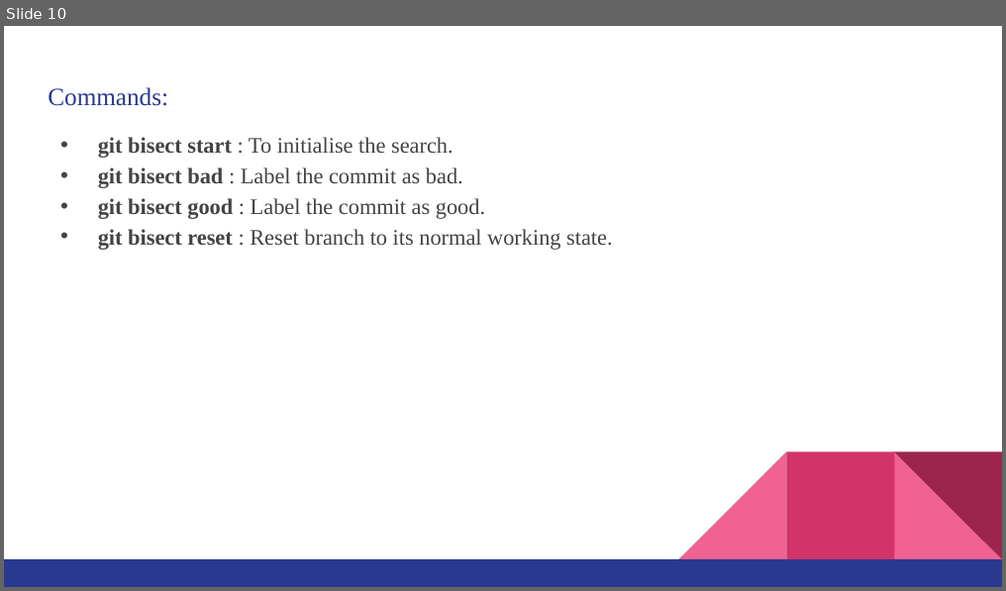
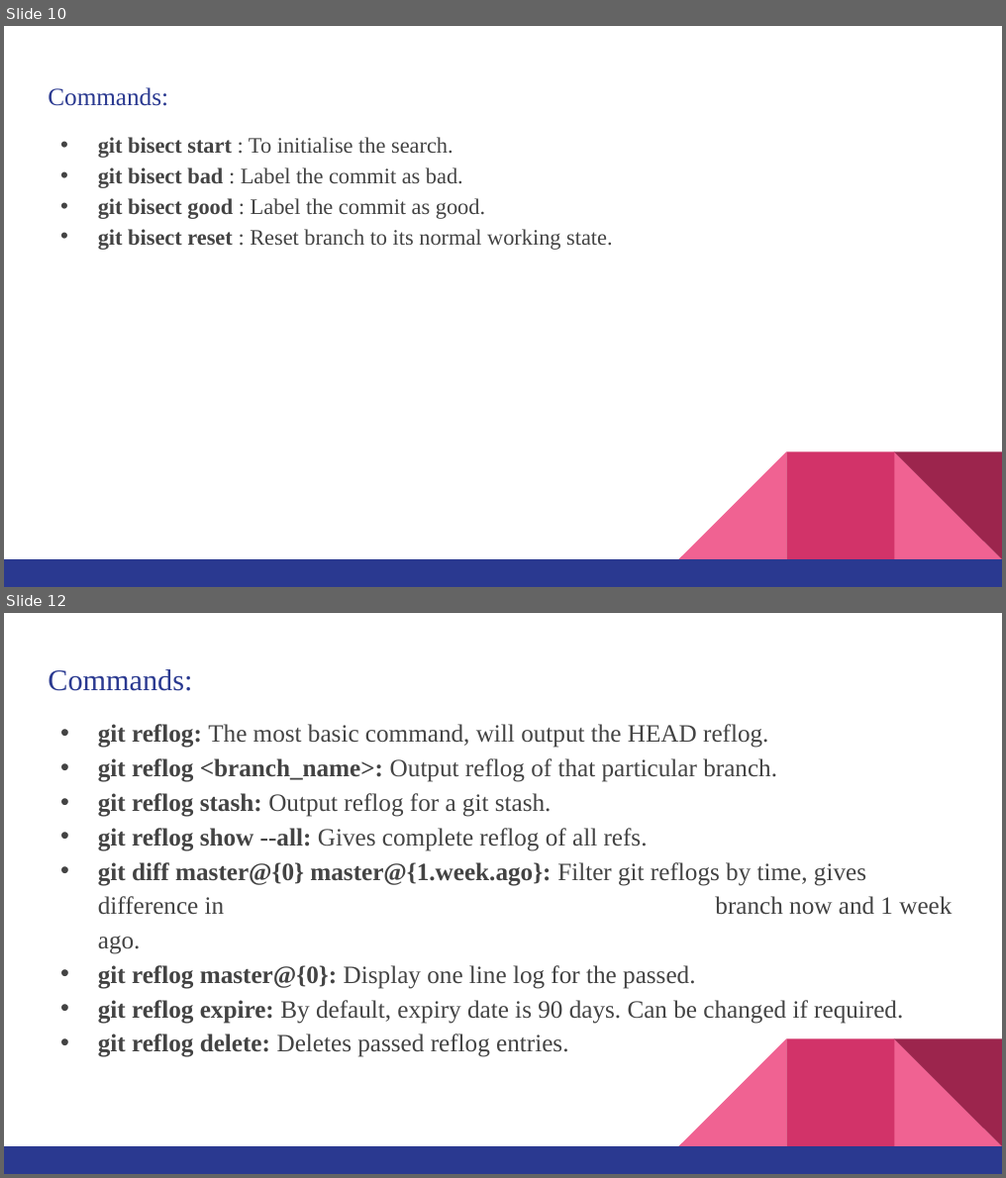
Before and after one commit to MrVaibhavChamp/Git-Advanced-Features, a slide deck: KOSS ppt.pptx. Shown one above the other, each under a label of ours: slide 10 before the commit, slides 10 and 12 after it; the slides between them are not shown. The pictures are 1006x591 and 1006x1178 pixels, drawn with LibreOffice and Linux fonts; fonts in the diff are those of the drawing. Boxes give left, top, right and bottom in pixels: in the first picture for what was removed or moved away, otherwise in the second. Text is boxed around its words. In the diff, an @@ line names an element or a change of style, - is before the commit and + after.

```diff
--- a/KOSS ppt.pptx
+++ b/KOSS ppt.pptx
@@ slide 12 added at (4, 613, 1002, 1174), background #FFFFFF; not listed: 5 template elements that a slide beside it also shows @@
@@ title added at (48, 669, 192, 691), 21.6 pt, text #2A3990 @@
+Commands:
@@ text added at (98, 724, 951, 1058), 18 pt, text #434343 @@
+• git reflog: The most basic command, will output the HEAD reflog.
+• git reflog <branch_name>: Output reflog of that particular branch.
+• git reflog stash: Output reflog for a git stash.
+• git reflog show --all: Gives complete reflog of all refs.
+• git diff master@{0} master@{1.week.ago}: Filter git reflogs by time, gives difference in branch now and 1 week ago.
+• git reflog master@{0}: Display one line log for the passed.
+• git reflog expire: By default, expiry date is 90 days. Can be changed if required.
+• git reflog delete: Deletes passed reflog entries.
```
Also in this commit, not shown: 1 slide changed.
